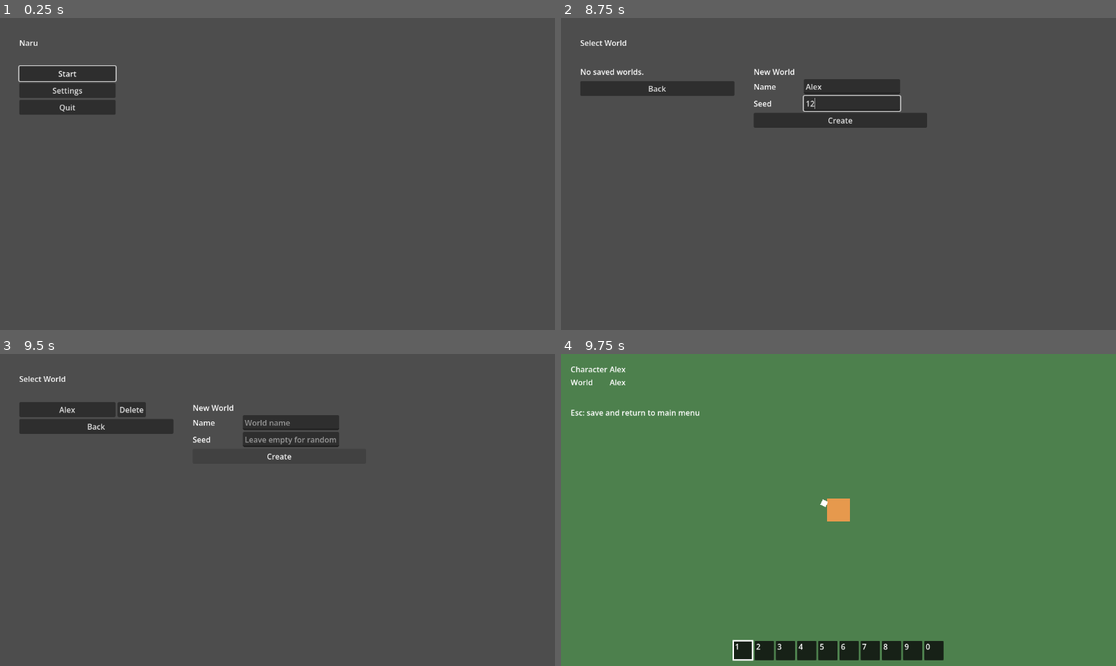
Above: before the commit, frames 1-4 (two rows, left to right).
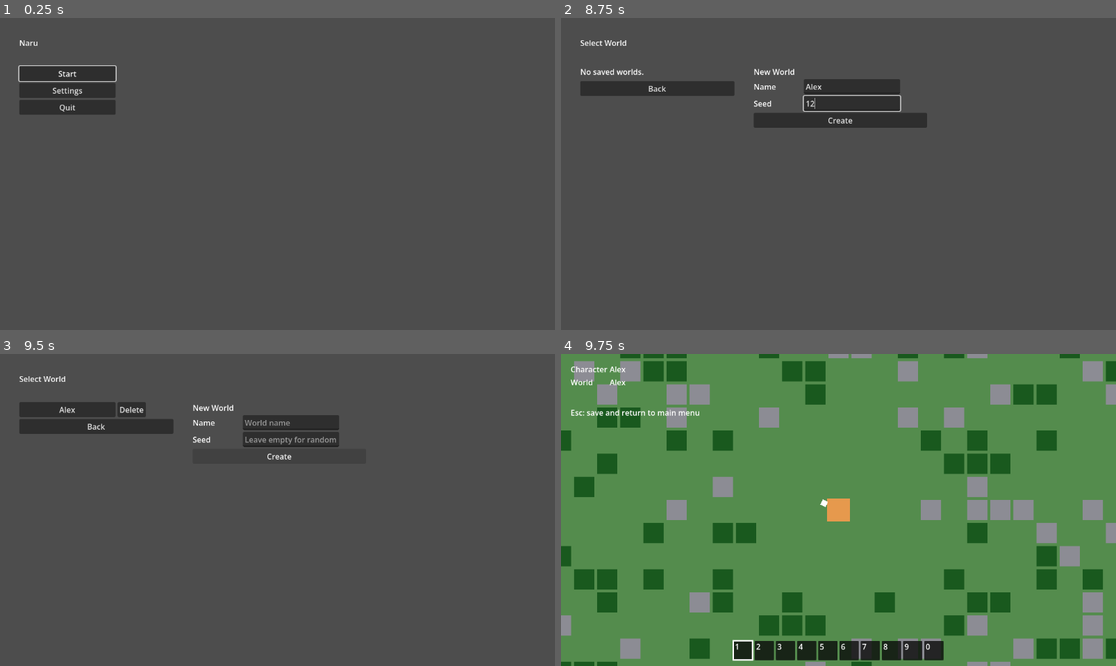
Above: after the commit, the same moments.

Repository: kimtuna/naru
Game: Godot game, scene res://ui/menu/main_menu.tscn
The game is run twice, just before and just after one commit, with the same random seed, the same clock (stepped at 60 frames per second) and the same inputs.
Inputs (mouse positions are in pixels of both pictures, inside the frame that each line leads up to):
- Up to frame 1 (0.25 s): no input
- Up to frame 2 (8.75 s): click "Start" at 0.5 s; click "New Character" at 1.25 s; click (699, 74) at 2.02 s; type "Alex" at 2.1 s; click "Next" at 2.75 s; click "Next" at 3.5 s; click "Prev" at 4.25 s; click "Create" at 5 s; click "New Character" at 5.75 s; click "Cancel" at 6.5 s; click "Alex" at 7.25 s; click (849, 86) at 8.02 s; type "Alex" at 8.1 s; click (849, 102) at 8.25 s; type "12" at 8.33 s
- Up to frame 3 (9.5 s): click "Create" at 8.75 s
- Up to frame 4 (9.75 s): click "Alex" at 9.5 s

Frames 1-3 are identical in both runs. In frame 4, 19% of the frame differs, in the area x 0-100%, y 0-100%.

Commit message:
G-004.2 섬을 그리고 걸어 다니기
게임 씬에 섬을 덩어리 단위로 그리고 나무·돌·광물·섬 가장자리에서 막히게 함 (256×256 들어가기 약 22ms)

Diff:
--- /dev/null
+++ b/game/tests/world/island/test_island_view.gd
@@ -0,0 +1,224 @@
+extends GutTest
+## G-004 2단계 — 게임 씬에 섬이 보이고 나무 · 돌 · 광물에 막힌다. 256×256 이어도 빨리 들어간다.
+
+const GAME := "res://world/game.tscn"
+const SEED := 20260916
+const DIRS := {
+	InputActions.MOVE_RIGHT: Vector2i.RIGHT,
+	InputActions.MOVE_LEFT: Vector2i.LEFT,
+	InputActions.MOVE_DOWN: Vector2i.DOWN,
+	InputActions.MOVE_UP: Vector2i.UP,
+}
+## 들어가기 시간 한도 (밀리초) — 넘으면 「길다」로 본다.
+const LOAD_LIMIT_MS := 500.0
+
+var _root := ""
+
+
+func before_each() -> void:
+	_root = OS.get_temp_dir().path_join("naru_test_island_view_%d_%d" % [Time.get_ticks_usec(), randi()])
+	Session.store = SaveStore.new(_root)
+	Session.clear()
+
+
+func after_each() -> void:
+	for a in DIRS:
+		Input.action_release(a)
+	Session.store = SaveStore.new()
+	Session.clear()
+	for dir in [SaveConfig.CHARACTER_DIR, SaveConfig.WORLD_DIR]:
+		var p := _root.path_join(dir)
+		if DirAccess.dir_exists_absolute(p):
+			for f in DirAccess.get_files_at(p):
+				DirAccess.remove_absolute(p.path_join(f))
+			DirAccess.remove_absolute(p)
+	DirAccess.remove_absolute(_root)
+
+
+func _select_world(seed_value: int) -> void:
+	var c := CharacterData.new()
+	c.name = "tester"
+	assert_eq(Session.store.save_character(0, c), OK)
+	var id := Session.store.create_world(WorldData.create("island", seed_value))
+	Session.select_character(0)
+	Session.select_world(id)
+
+
+func _enter(seed_value := SEED) -> GameScene:
+	_select_world(seed_value)
+	return add_child_autofree((load(GAME) as PackedScene).instantiate())
+
+
+func _half_body(p: Player) -> Vector2:
+	return (p.get_node("Shape").shape as RectangleShape2D).size / 2.0
+
+
+## 스폰에서 가까운 순으로 — 종류가 deposit 인 칸 c 와, 그 앞 두 칸(c - d, c - 2d)이 비어 있는 곳.
+func _find_target(map: IslandMap, deposit: int, d: Vector2i) -> Vector2i:
+	var s := map.spawn()
+	for r in range(4, 60):
+		for dy in range(-r, r + 1):
+			for dx in range(-r, r + 1):
+				if maxi(absi(dx), absi(dy)) != r:
+					continue
+				var c := s + Vector2i(dx, dy)
+				if not map.has_cell(c) or not map.has_cell(c - d * 2):
+					continue
+				if map.deposit_at(c) == deposit and not map.is_blocked(c - d) and not map.is_blocked(c - d * 2):
+					return c
+	return Vector2i(-1, -1)
+
+
+## 플레이어를 칸 한가운데로 옮기고 그 둘레 섬을 만든다.
+func _teleport(game: GameScene, cell: Vector2i) -> void:
+	game.player().global_position = game.island_view().cell_center(cell)
+	game.player().velocity = Vector2.ZERO
+	game.island_view().update_around(game.player().global_position)
+	await wait_physics_frames(2)
+
+
+## 방향키를 누른 채 걷고, 얼마나 갔는지(방향 성분)를 돌려준다.
+func _walk(game: GameScene, action: StringName, frames: int) -> float:
+	var start := game.player().global_position
+	Input.action_press(action)
+	await wait_physics_frames(frames)
+	Input.action_release(action)
+	await wait_physics_frames(1)
+	return (game.player().global_position - start).dot(Vector2(DIRS[action]))
+
+
+# --- 섬이 보인다 ---
+
+func test_island_is_shown_around_player_at_spawn() -> void:
+	var game := _enter()
+	var view := game.island_view()
+	assert_not_null(view.map, "view has no island")
+	assert_eq(view.map, game.island)
+	assert_true(view.is_visible_in_tree())
+	var spawn := game.island.spawn()
+	assert_eq(view.world_to_cell(game.player().global_position), spawn, "player starts on spawn cell")
+	var chunk := view.chunk_node(game.island.chunk_of(spawn))
+	assert_not_null(chunk, "chunk under player not built")
+	assert_true(chunk.is_visible_in_tree())
+	assert_eq(chunk.position, Vector2(game.island.chunk_rect(chunk.chunk).position * view.tile_px()))
+	# 화면 네 귀퉁이까지 덩어리가 덮는다.
+	var half := view.visible_half_extent()
+	for corner in [Vector2(-1, -1), Vector2(1, -1), Vector2(-1, 1), Vector2(1, 1)]:
+		var cell := view.world_to_cell(game.player().global_position + half * corner)
+		assert_not_null(view.chunk_node(game.island.chunk_of(cell)), "screen corner %s not covered" % corner)
+
+
+func test_camera_follows_player_over_island() -> void:
+	var game := _enter()
+	await wait_physics_frames(2)
+	assert_true(game.player().camera().is_current())
+	assert_eq(game.get_viewport().get_camera_2d(), game.player().camera())
+
+
+func test_chunk_collision_matches_obstacles() -> void:
+	var game := _enter()
+	var chunk := game.island_view().chunk_node(game.island.chunk_of(game.island.spawn()))
+	var rect := game.island.chunk_rect(chunk.chunk)
+	var blocked_area := 0.0
+	var expected := 0
+	for y in range(rect.position.y, rect.end.y):
+		for x in range(rect.position.x, rect.end.x):
+			if game.island.is_blocked(Vector2i(x, y)):
+				expected += 1
+	for col in chunk.body().get_children():
+		var size: Vector2 = col.shape.size
+		blocked_area += size.x * size.y
+	var t := float(game.island_view().tile_px())
+	assert_gt(expected, 0)
+	assert_almost_eq(blocked_area / (t * t), float(expected), 0.001, "collision covers exactly the obstacle cells")
+
+
+# --- 나무 · 돌 · 광물에 막힌다 ---
+
+func test_blocked_by_tree_stone_ore_in_every_direction() -> void:
+	var game := _enter()
+	var view := game.island_view()
+	var half := _half_body(game.player())
+	var names := {IslandConfig.Deposit.TREE: "tree", IslandConfig.Deposit.STONE: "stone", IslandConfig.Deposit.ORE: "ore"}
+	for deposit in names:
+		for action in DIRS:
+			var d: Vector2i = DIRS[action]
+			var target := _find_target(game.island, deposit, d)
+			var label := "%s %s" % [names[deposit], action]
+			assert_ne(target, Vector2i(-1, -1), "no %s to test" % label)
+			if target == Vector2i(-1, -1):
+				continue
+			await _teleport(game, target - d * 2)
+			var moved := await _walk(game, action, 40)
+			var dv := Vector2(d)
+			var lead := game.player().global_position + dv * half
+			var face := view.cell_center(target) - dv * (view.tile_px() / 2.0)
+			assert_gt(moved, 8.0, "%s: player did not walk" % label)
+			assert_lte(lead.dot(dv) - face.dot(dv), 0.5, "%s: walked into obstacle" % label)
+			assert_ne(view.world_to_cell(game.player().global_position), target, label)
+
+
+func test_free_ground_is_walkable() -> void:
+	var game := _enter()
+	# 스폰 7×7 빈터 안에서는 막힘 없이 걷는다.
+	await _teleport(game, game.island.spawn() + Vector2i(-3, 0))
+	var moved := await _walk(game, InputActions.MOVE_RIGHT, 20)
+	var expected := MovementTuning.load_default().move_speed * 20.0 / Engine.physics_ticks_per_second
+	assert_almost_eq(moved, expected, expected * 0.2)
+
+
+func test_island_edge_blocks() -> void:
+	var game := _enter()
+	var map := game.island
+	var row := -1
+	for y in range(map.size):
+		if not map.is_blocked(Vector2i(0, y)) and not map.is_blocked(Vector2i(1, y)):
+			row = y
+			break
+	assert_gt(row, -1)
+	await _teleport(game, Vector2i(1, row))
+	var moved := await _walk(game, InputActions.MOVE_LEFT, 40)
+	assert_gt(moved, 8.0)
+	assert_gte(game.player().global_position.x - _half_body(game.player()).x, -0.5, "walked off the island")
+
+
+# --- 보이는 곳 위주로 만든다 · 들어가는 시간 ---
+
+func test_entering_256_island_is_quick_and_builds_only_near_view() -> void:
+	_select_world(SEED)
+	var started := Time.get_ticks_usec()
+	var game: GameScene = add_child_autofree((load(GAME) as PackedScene).instantiate())
+	var ms := (Time.get_ticks_usec() - started) / 1000.0
+	gut.p("entering 256x256 island: %.1f ms (game _ready %.1f ms)" % [ms, game.load_usec / 1000.0])
+	assert_eq(game.island.size, 256)
+	assert_lt(ms, LOAD_LIMIT_MS, "entering took too long")
+	assert_gt(game.load_usec, 0)
+	assert_lt(game.island.built_chunks(), game.island.total_chunks() / 4, "built far more than the visible area")
+
+
+func test_walking_far_builds_new_chunks_and_frees_old_ones() -> void:
+	var game := _enter()
+	var view := game.island_view()
+	var start_chunk := game.island.chunk_of(game.island.spawn())
+	var count := view.chunk_count()
+	await _teleport(game, Vector2i(5, 5))
+	assert_not_null(view.chunk_node(Vector2i.ZERO), "chunk at new place not built")
+	assert_null(view.chunk_node(start_chunk), "far chunk kept")
+	await wait_physics_frames(1)
+	assert_lte(view.chunk_count(), count + 8, "chunk nodes keep piling up")
+	assert_eq(view.get_children().filter(func(n): return n is IslandChunk).size(), view.chunk_count())
+
+
+func test_lazy_map_equals_full_map_in_any_order() -> void:
+	var full := IslandGenerator.generate(SEED)
+	var lazy := IslandMap.new(IslandGenerator.new(SEED), true)
+	assert_eq(lazy.built_chunks(), 0)
+	var rng := RandomNumberGenerator.new()
+	rng.seed = 99
+	for i in 500:
+		var c := Vector2i(rng.randi_range(0, 255), rng.randi_range(0, 255))
+		assert_eq(lazy.deposit_at(c), full.deposit_at(c))
+		assert_eq(lazy.terrain_at(c), full.terrain_at(c))
+	assert_eq(lazy.deposit_bytes(), full.deposit_bytes())
+	assert_eq(lazy.terrain_bytes(), full.terrain_bytes())
+	assert_eq(lazy.built_chunks(), lazy.total_chunks())
--- a/game/world/game.gd
+++ b/game/world/game.gd
@@ -1,6 +1,6 @@
 class_name GameScene
 extends Node2D
-## 게임 씬 — 땅과 플레이어 캐릭터 · 화면 아래 핫바 (나머지는 다음 묶음들이 채운다).
+## 게임 씬 — 섬과 플레이어 캐릭터 · 화면 아래 핫바 (나머지는 다음 묶음들이 채운다).
 ## Session 이 들고 온 캐릭터와 월드를 받아 두고, menu_exit 액션으로 둘을 저장한 뒤 메인 화면으로 나간다.
 
 const EXIT_ACTION := "menu_exit"
@@ -8,19 +8,28 @@
 var character: CharacterData
 var world: WorldData
 ## 월드를 만들 때 정한 시드로 만든 섬. 월드가 없으면 null.
+## 보이는 곳 둘레만 먼저 만든다 — 256×256 이어도 들어가는 시간이 짧다.
 var island: IslandMap
+## 들어가는 데 걸린 시간 (마이크로초) — _ready 시작부터 섬을 그릴 때까지.
+var load_usec := 0
 
 
 func _ready() -> void:
+	var started := Time.get_ticks_usec()
 	character = Session.character
 	world = Session.world
 	if world:
-		island = IslandGenerator.generate(world.world_seed)
+		island = IslandMap.new(IslandGenerator.new(world.world_seed), true)
+		island_view().setup(island)
+		island_view().follow = player()
+		player().global_position = island_view().cell_center(island.spawn())
+		island_view().update_around(player().global_position)
 	%CharacterName.text = character_name()
 	%WorldName.text = world_name()
 	if character:
 		player().hotbar = Hotbar.new(character)
 	%Hotbar.bind(player().hotbar)
+	load_usec = Time.get_ticks_usec() - started
 
 
 func character_name() -> String:
@@ -33,6 +42,10 @@
 
 func player() -> Player:
 	return %Player
+
+
+func island_view() -> IslandView:
+	return %Island
 
 
 func hotbar_view() -> HotbarView:
--- a/game/world/game.tscn
+++ b/game/world/game.tscn
@@ -3,17 +3,14 @@
 [ext_resource type="Script" path="res://world/game.gd" id="1"]
 [ext_resource type="PackedScene" path="res://player/player.tscn" id="2"]
 [ext_resource type="PackedScene" path="res://ui/hud/hotbar_view.tscn" id="3"]
+[ext_resource type="Script" path="res://world/island/island_view.gd" id="4"]
 
 [node name="Game" type="Node2D"]
 script = ExtResource("1")
 
-[node name="Ground" type="ColorRect" parent="."]
-offset_left = -480.0
-offset_top = -480.0
-offset_right = 480.0
-offset_bottom = 480.0
-mouse_filter = 2
-color = Color(0.3, 0.5, 0.3, 1)
+[node name="Island" type="Node2D" parent="."]
+unique_name_in_owner = true
+script = ExtResource("4")
 
 [node name="Player" parent="." instance=ExtResource("2")]
 unique_name_in_owner = true
--- /dev/null
+++ b/game/world/island/island_chunk.gd
@@ -0,0 +1,73 @@
+class_name IslandChunk
+extends Node2D
+## 섬 덩어리 하나 — 칸을 색 네모로 그리고, 자원 칸마다 막는 충돌을 둔다.
+## 한 줄에서 이어진 자원 칸은 네모 하나로 합쳐 충돌 모양 수를 줄인다.
+
+## 색은 임시다 — 아트는 사람이 나중에 넣는다.
+const TERRAIN_COLORS := {
+	IslandConfig.Terrain.GRASS: Color(0.33, 0.55, 0.3),
+	IslandConfig.Terrain.ORE_GROUND: Color(0.5, 0.42, 0.36),
+}
+const DEPOSIT_COLORS := {
+	IslandConfig.Deposit.TREE: Color(0.1, 0.35, 0.12),
+	IslandConfig.Deposit.STONE: Color(0.55, 0.55, 0.58),
+	IslandConfig.Deposit.ORE: Color(0.75, 0.55, 0.15),
+}
+
+var map: IslandMap
+var chunk: Vector2i
+var tile_px: int
+var _rect: Rect2i
+var _body: StaticBody2D
+
+
+func setup(island: IslandMap, chunk_pos: Vector2i, tile: int) -> void:
+	map = island
+	chunk = chunk_pos
+	tile_px = tile
+	map.ensure_chunk(chunk)
+	_rect = map.chunk_rect(chunk)
+	name = "Chunk_%d_%d" % [chunk.x, chunk.y]
+	position = Vector2(_rect.position * tile_px)
+	_build_body()
+	queue_redraw()
+
+
+func body() -> StaticBody2D:
+	return _body
+
+
+func _build_body() -> void:
+	_body = StaticBody2D.new()
+	_body.name = "Body"
+	add_child(_body)
+	for y in range(_rect.position.y, _rect.end.y):
+		var run_start := -1
+		for x in range(_rect.position.x, _rect.end.x + 1):
+			var blocked := x < _rect.end.x and map.is_blocked(Vector2i(x, y))
+			if blocked and run_start < 0:
+				run_start = x
+			elif not blocked and run_start >= 0:
+				_add_box(Vector2i(run_start, y), x - run_start)
+				run_start = -1
+
+
+func _add_box(cell: Vector2i, length: int) -> void:
+	var shape := RectangleShape2D.new()
+	shape.size = Vector2(length * tile_px, tile_px)
+	var col := CollisionShape2D.new()
+	col.shape = shape
+	col.position = Vector2((cell - _rect.position) * tile_px) + shape.size / 2.0
+	_body.add_child(col)
+
+
+func _draw() -> void:
+	var t := Vector2(tile_px, tile_px)
+	for y in range(_rect.position.y, _rect.end.y):
+		for x in range(_rect.position.x, _rect.end.x):
+			var cell := Vector2i(x, y)
+			var at := Vector2(cell - _rect.position) * float(tile_px)
+			draw_rect(Rect2(at, t), TERRAIN_COLORS[map.terrain_at(cell)])
+			var deposit := map.deposit_at(cell)
+			if deposit != IslandConfig.Deposit.NONE:
+				draw_rect(Rect2(at + Vector2.ONE, t - Vector2.ONE * 2.0), DEPOSIT_COLORS[deposit])
--- a/game/world/island/island_config.gd
+++ b/game/world/island/island_config.gd
@@ -13,6 +13,15 @@
 @export var size := 256
 ## 스폰 둘레 빈터의 한 변 (홀수). 스폰은 섬 한가운데.
 @export var spawn_clear := 7
+## 섬을 만들고 그리는 덩어리 한 변의 타일 수 — 게임은 보이는 덩어리만 만든다.
+@export var chunk_size := 16
+
+@export_group("View")
+## 타일 한 칸의 픽셀.
+@export var tile_px := 16
+## 화면 가장자리 밖으로 미리 만들어 둘 여유 (픽셀). 이보다 한 덩어리 더 멀어지면 치운다.
+@export var view_margin_px := 160.0
+@export_group("")
 
 ## 땅의 몇 %를 자원으로 채우나 (0 ~ 100).
 @export_range(0.0, 100.0) var fill_percent := 30.0
--- a/game/world/island/island_config.tres
+++ b/game/world/island/island_config.tres
@@ -6,6 +6,9 @@
 script = ExtResource("1")
 size = 256
 spawn_clear = 7
+chunk_size = 16
+tile_px = 16
+view_margin_px = 160.0
 fill_percent = 30.0
 tree_weight = 3.0
 stone_weight = 2.0
--- a/game/world/island/island_map.gd
+++ b/game/world/island/island_map.gd
@@ -1,25 +1,32 @@
 class_name IslandMap
 extends RefCounted
-## 만들어 둔 섬 — 칸마다 지형과 자원. 값은 IslandGenerator 의 해시에서 온다.
+## 섬 — 칸마다 지형과 자원. 값은 IslandGenerator 의 해시에서 온다.
+## 덩어리(chunk_size × chunk_size) 단위로 처음 읽을 때 만든다 — 게임은 보이는 곳만 만들어 빨리 들어간다.
+## 어느 순서로 만들어도 값이 같다 (칸 값이 좌표의 해시라서).
 
 var world_seed: int
 var size: int
+var chunk_size: int
 var generator: IslandGenerator
 var _terrain := PackedByteArray()
 var _deposit := PackedByteArray()
+var _chunk_count := 0
+var _built := PackedByteArray()
+var _built_total := 0
 
 
-func _init(gen: IslandGenerator) -> void:
+## lazy 가 아니면 섬 전체를 바로 만든다.
+func _init(gen: IslandGenerator, lazy := false) -> void:
 	generator = gen
 	world_seed = gen.world_seed
 	size = gen.config.size
+	chunk_size = maxi(gen.config.chunk_size, 1)
 	_terrain.resize(size * size)
 	_deposit.resize(size * size)
-	for y in size:
-		for x in size:
-			var t := gen.terrain_at(x, y)
-			_terrain[y * size + x] = t
-			_deposit[y * size + x] = gen.deposit_on(x, y, t)
+	_chunk_count = ceili(float(size) / chunk_size)
+	_built.resize(_chunk_count * _chunk_count)
+	if not lazy:
+		build_all()
 
 
 func spawn() -> Vector2i:
@@ -30,11 +37,60 @@
 	return cell.x >= 0 and cell.y >= 0 and cell.x < size and cell.y < size
 
 
+func chunk_of(cell: Vector2i) -> Vector2i:
+	return Vector2i(floori(float(cell.x) / chunk_size), floori(float(cell.y) / chunk_size))
+
+
+func has_chunk(chunk: Vector2i) -> bool:
+	return chunk.x >= 0 and chunk.y >= 0 and chunk.x < _chunk_count and chunk.y < _chunk_count
+
+
+## 덩어리가 덮는 칸 (섬 끝에서는 잘린다).
+func chunk_rect(chunk: Vector2i) -> Rect2i:
+	var origin := chunk * chunk_size
+	var end := (origin + Vector2i(chunk_size, chunk_size)).min(Vector2i(size, size))
+	return Rect2i(origin, end - origin)
+
+
+func is_chunk_built(chunk: Vector2i) -> bool:
+	return has_chunk(chunk) and _built[chunk.y * _chunk_count + chunk.x] != 0
+
+
+## 만든 덩어리 수 / 전체 덩어리 수.
+func built_chunks() -> int:
+	return _built_total
+
+
+func total_chunks() -> int:
+	return _chunk_count * _chunk_count
+
+
+func ensure_chunk(chunk: Vector2i) -> void:
+	if not has_chunk(chunk) or is_chunk_built(chunk):
+		return
+	var rect := chunk_rect(chunk)
+	for y in range(rect.position.y, rect.end.y):
+		for x in range(rect.position.x, rect.end.x):
+			var t := generator.terrain_at(x, y)
+			_terrain[y * size + x] = t
+			_deposit[y * size + x] = generator.deposit_on(x, y, t)
+	_built[chunk.y * _chunk_count + chunk.x] = 1
+	_built_total += 1
+
+
+func build_all() -> void:
+	for cy in _chunk_count:
+		for cx in _chunk_count:
+			ensure_chunk(Vector2i(cx, cy))
+
+
 func terrain_at(cell: Vector2i) -> IslandConfig.Terrain:
+	ensure_chunk(chunk_of(cell))
 	return _terrain[cell.y * size + cell.x] as IslandConfig.Terrain
 
 
 func deposit_at(cell: Vector2i) -> IslandConfig.Deposit:
+	ensure_chunk(chunk_of(cell))
 	return _deposit[cell.y * size + cell.x] as IslandConfig.Deposit
 
 
@@ -43,10 +99,12 @@
 	return not has_cell(cell) or deposit_at(cell) != IslandConfig.Deposit.NONE
 
 
-## 칸 값을 통째로 — 두 섬이 같은지 비교할 때.
+## 칸 값을 통째로 — 두 섬이 같은지 비교할 때. 아직 안 만든 곳까지 만든다.
 func terrain_bytes() -> PackedByteArray:
+	build_all()
 	return _terrain
 
 
 func deposit_bytes() -> PackedByteArray:
+	build_all()
 	return _deposit
--- /dev/null
+++ b/game/world/island/island_view.gd
@@ -0,0 +1,98 @@
+class_name IslandView
+extends Node2D
+## 섬을 화면에 — 카메라가 보는 곳 둘레의 덩어리만 만들고, 멀어진 덩어리는 치운다.
+## 섬 바깥은 벽으로 막는다. 칸 (x, y) 는 픽셀 (x, y) × tile_px 에서 시작한다.
+
+## 이 노드 둘레를 보이는 곳으로 삼는다 (보통 플레이어).
+var follow: Node2D
+var map: IslandMap
+var config: IslandConfig
+var _chunks := {}
+
+
+func setup(island: IslandMap) -> void:
+	map = island
+	config = island.generator.config
+	_build_border()
+
+
+func tile_px() -> int:
+	return config.tile_px
+
+
+func cell_center(cell: Vector2i) -> Vector2:
+	return (Vector2(cell) + Vector2(0.5, 0.5)) * tile_px()
+
+
+func cell_rect(cell: Vector2i) -> Rect2:
+	return Rect2(Vector2(cell * tile_px()), Vector2(tile_px(), tile_px()))
+
+
+func world_to_cell(pos: Vector2) -> Vector2i:
+	return Vector2i((pos / tile_px()).floor())
+
+
+func chunk_node(chunk: Vector2i) -> IslandChunk:
+	return _chunks.get(chunk)
+
+
+func chunk_count() -> int:
+	return _chunks.size()
+
+
+func _physics_process(_delta: float) -> void:
+	if map and follow:
+		update_around(follow.global_position)
+
+
+## 화면 절반 크기 (월드 픽셀). 카메라 확대를 반영한다.
+func visible_half_extent() -> Vector2:
+	var vp := get_viewport()
+	var size := vp.get_visible_rect().size
+	var cam := vp.get_camera_2d()
+	if cam:
+		size /= cam.zoom
+	return size / 2.0
+
+
+## center 둘레 (화면 + 여유) 를 덮는 덩어리를 만들고, 한 덩어리 넘게 벗어난 덩어리를 치운다.
+func update_around(center: Vector2) -> void:
+	if map == null:
+		return
+	var half := visible_half_extent() + Vector2.ONE * config.view_margin_px
+	var span := float(map.chunk_size * tile_px())
+	var lo := Vector2i(((center - half) / span).floor())
+	var hi := Vector2i(((center + half) / span).floor())
+	for key in _chunks.keys():
+		if key.x < lo.x - 1 or key.y < lo.y - 1 or key.x > hi.x + 1 or key.y > hi.y + 1:
+			_chunks[key].queue_free()
+			_chunks.erase(key)
+	for cy in range(lo.y, hi.y + 1):
+		for cx in range(lo.x, hi.x + 1):
+			var key := Vector2i(cx, cy)
+			if map.has_chunk(key) and not _chunks.has(key):
+				var node := IslandChunk.new()
+				node.setup(map, key, tile_px())
+				add_child(node)
+				_chunks[key] = node
+
+
+## 섬 밖으로 못 나가게 네 변에 벽.
+func _build_border() -> void:
+	var body := StaticBody2D.new()
+	body.name = "Border"
+	add_child(body)
+	var side := float(map.size * tile_px())
+	var thick := float(tile_px() * 4)
+	for r in [
+		Rect2(-thick, -thick, side + thick * 2.0, thick),
+		Rect2(-thick, side, side + thick * 2.0, thick),
+		Rect2(-thick, 0.0, thick, side),
+		Rect2(side, 0.0, thick, side),
+	]:
+		var shape := RectangleShape2D.new()
+		shape.size = r.size
+		var col := CollisionShape2D.new()
+		col.shape = shape
+		col.position = r.get_center()
+		body.add_child(col)
Not shown, added: game/tests/world/island/test_island_view.gd.uid
Not shown, added: game/world/island/island_chunk.gd.uid
Not shown, added: game/world/island/island_view.gd.uid
